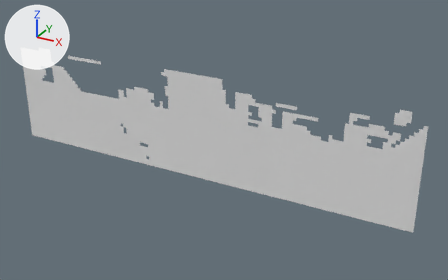
One commit to the OBJ model Assets/Tiled2Unity/Meshes/Heatstroke_Plaza.obj: the scene before it, then after it.
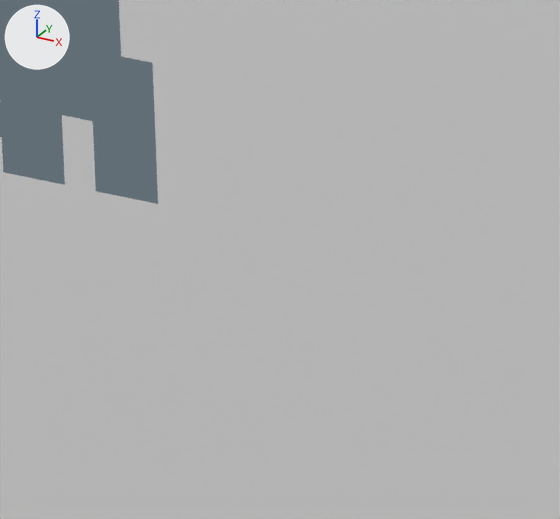
Each version is shown whole from a 50 mm camera at (735.0, -4510.0, 1426.0) aimed at (-1799.0, 99.0, -879.0), then close up on the part from 34% to 46% of the width and 32% to 49% of the height. The lights are fixed; the arrows at upper left show +X, +Y and +Z. Where no turn or scale is listed for an object, it has been applied to the vertices.

The first close-up shows 'Heatstroke_Plaza'.
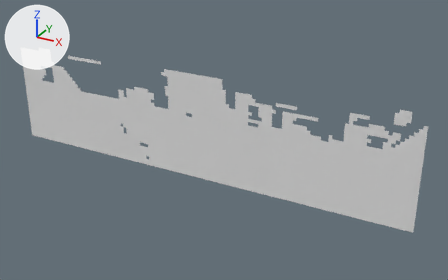
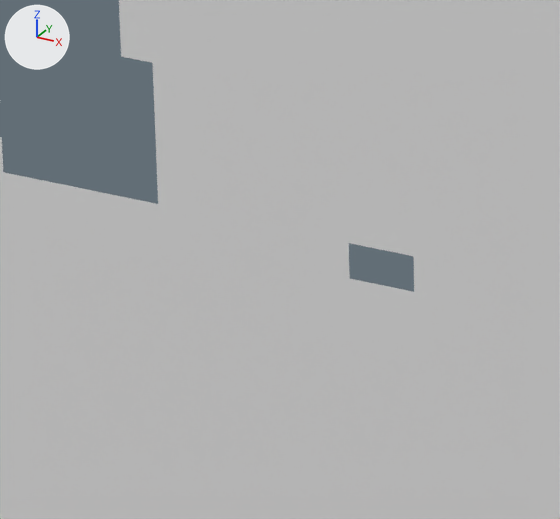
What differs and where, as boxes [x1, y1, x2, y2] in the close-ups (560 x 519 px):
```json
{"part": 1, "of": "me_heatstroke_plaza", "change": "deleted", "before": [62, 115, 414, 292]}
```

The change, as JSON lines over the scene's bpy script:
```json
{"block": "me_heatstroke_plaza", "where": "me_heatstroke_plaza.from_pydata(...)  # 3651 vertices, 3353 faces; spans x -4160.0..0.0, y 0.0, z -1280.0..-256.0"}
{"block": "me_heatstroke_plaza", "where": "# used by ob_heatstroke_plaza; location = (0.0, 0.0, 0.0)"}
{"block": "me_heatstroke_plaza", "where": "# verts and faces of me_heatstroke_plaza; kept vertices keep their numbers, new ones are numbered from 3651"}
{"block": "me_heatstroke_plaza", "where": "# before: 650 (-2400.0, 0.0, -608.0) at pixel (94, 156), 651 (-2432.0, 0.0, -608.0) at pixel (63, 150), 652 (-2432.0, 0.0, -576.0) at pixel (61, 114), 653 (-2400.0, 0.0, -576.0) at pixel (92, 121), 742 (-2080.0, 0.0, -640.0) at pixel (413, 256)"}
{"block": "me_heatstroke_plaza", "where": "# before: 743 (-2112.0, 0.0, -640.0) at pixel (380, 249), 744 (-2144.0, 0.0, -640.0) at pixel (348, 243), 752 (-2400.0, 0.0, -640.0) at pixel (95, 191), 753 (-2432.0, 0.0, -640.0) at pixel (64, 184), 865 (-2080.0, 0.0, -672.0) at pixel (414, 291)"}
{"block": "me_heatstroke_plaza", "where": "# before: 866 (-2112.0, 0.0, -672.0) at pixel (381, 285), 867 (-2144.0, 0.0, -672.0) at pixel (349, 278)"}
{"block": "me_heatstroke_plaza", "change": "me_heatstroke_plaza part 1"}
{"op": "add", "block": "me_heatstroke_plaza", "code": "delete_vertices([*range(650, 654)])  # with the faces that use them"}
{"op": "add", "block": "me_heatstroke_plaza", "code": "delete_faces([(743, 866, 867, 744), (742, 865, 866, 743)])"}
```
